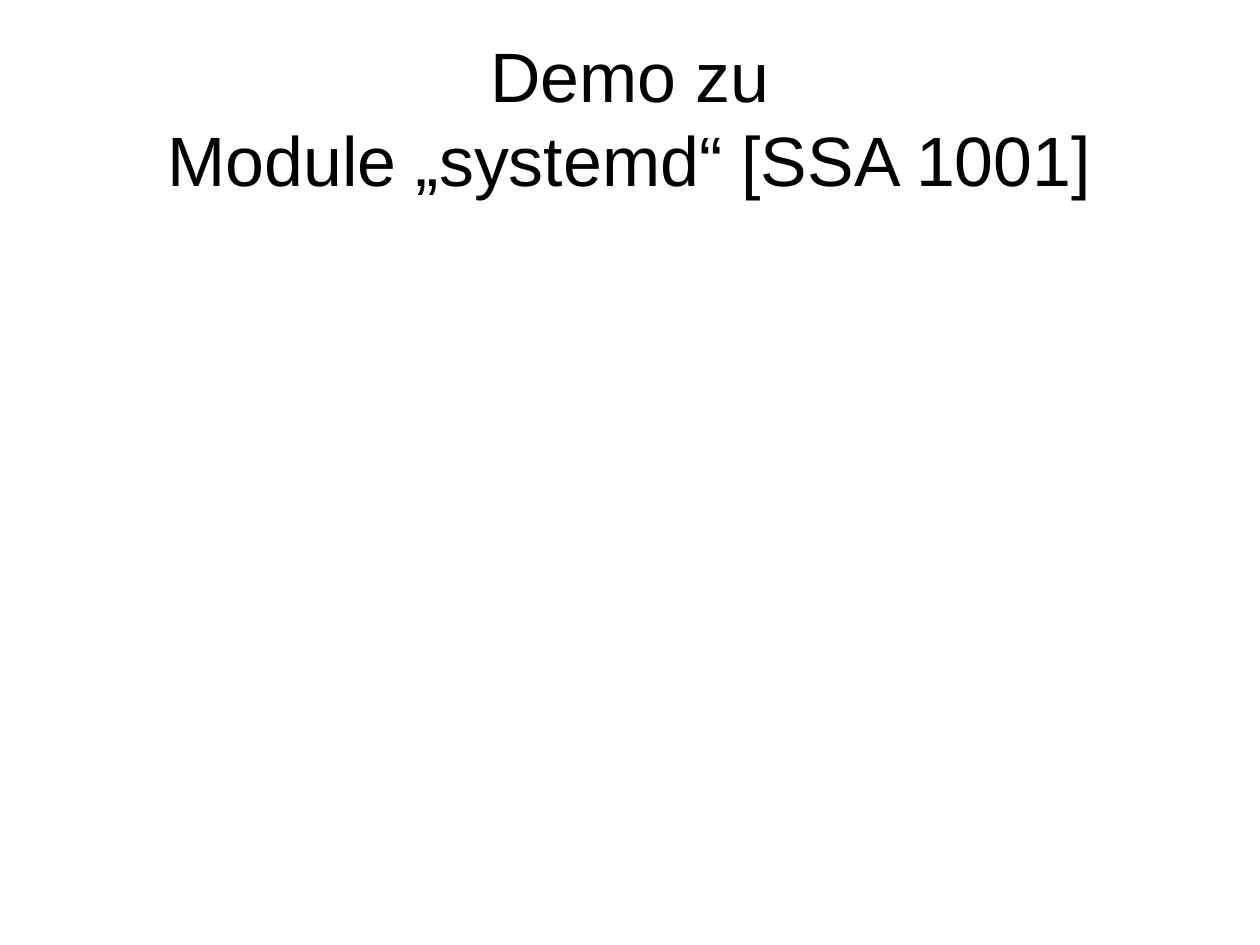
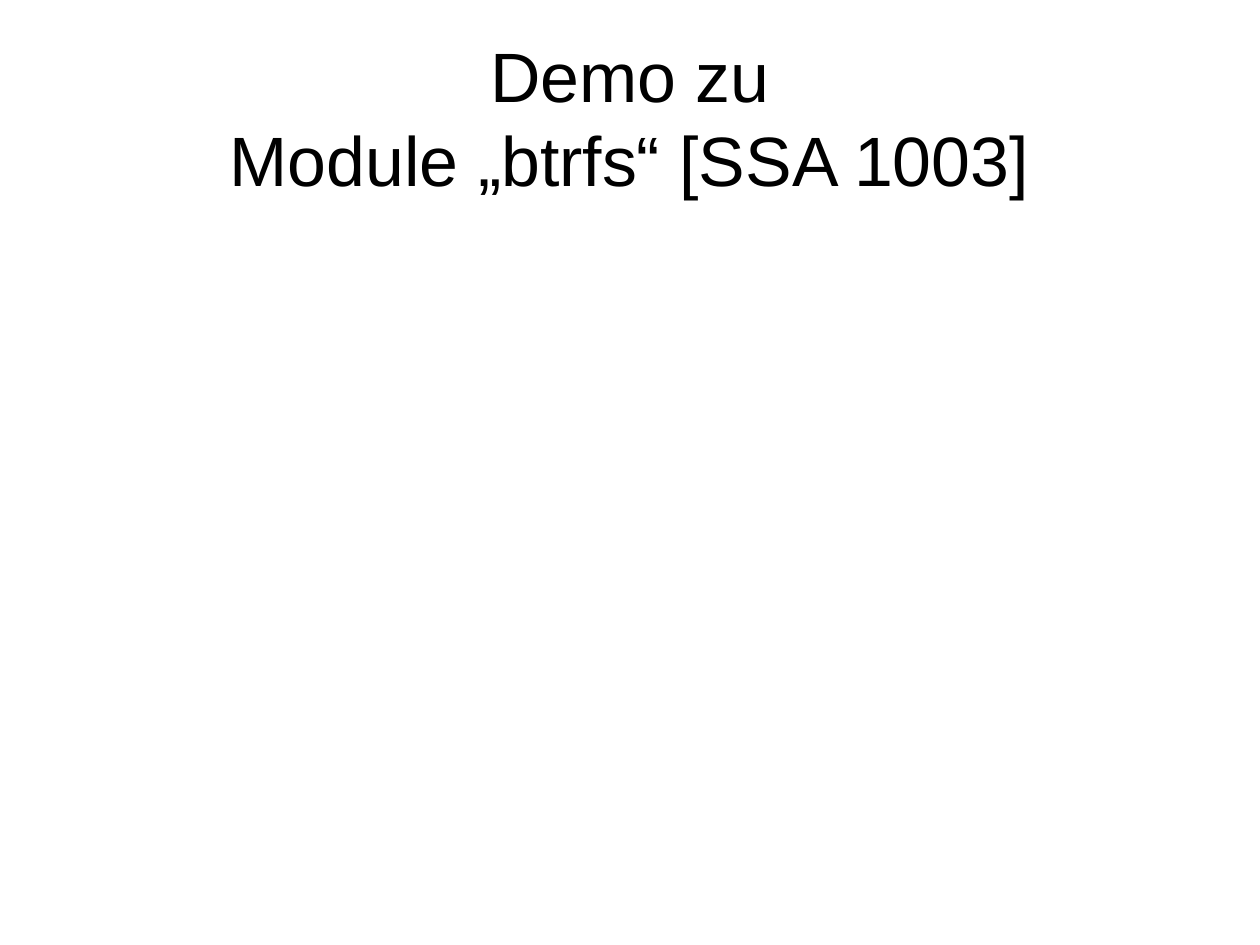
Before and after one commit to adfinis/adsy-trainings, a slide deck: slide 1 of SSA_SUSE-System-Administration/1003_btrfs/modul_btrfs_1003_02_demo.odp. Drawn at 1260x945 pixels with LibreOffice and Linux fonts; fonts in the diff are those of the drawing. Boxes give left, top, right and bottom in pixels: in the first picture for what was removed or moved away, otherwise in the second. Text is boxed around its words. In the diff, an @@ line names an element or a change of style, - is before the commit and + after.

Commit message:
update btrfs

```diff
--- a/SSA_SUSE-System-Administration/1003_btrfs/modul_btrfs_1003_02_demo.odp
+++ b/SSA_SUSE-System-Administration/1003_btrfs/modul_btrfs_1003_02_demo.odp
@@ title at (230, 54, 1029, 199): text changed @@
-Demo zu
-Module „systemd“ [SSA 1001]
+Demo zu
+Module „btrfs“ [SSA 1003]
```
Also in this commit, not shown: 1 other file.
